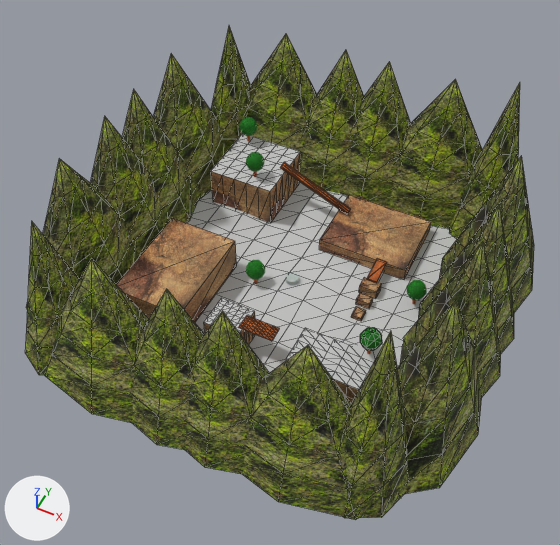
One commit to the FBX model GameTemplate/Game/Assets/modelData/stage_01.fbx: the scene before it, then after it.
The view is the same before and after, from a 50 mm camera at (151.0, -359.0, 443.0) aimed at (-11.0, -36.0, 40.0). The axes (+X, +Y, +Z) are drawn at lower left. The lights are the same throughout. Mesh edges are drawn as thin lines on the coarser meshes. Where no turn or scale is listed for an object, it has been applied to the vertices.

Before the edit, the objects in view are built like this:
```python
ob_cone001 = bpy.data.objects.new('Cone001', me_mesh_037)
ob_cone001.parent = ob_yama
ob_cone001.location = (-2472.0, -5209.0, -1407.0)
ob_cone001.scale = (1.59, 0.855, 0.851)
ob_cone002 = bpy.data.objects.new('Cone002', me_mesh_036)
ob_cone002.parent = ob_yama
ob_cone002.location = (-471.3, -5209.0, -1407.0)
ob_cone002.scale = (1.31, 0.855, 0.851)
ob_cone004 = bpy.data.objects.new('Cone004', me_mesh_034)
ob_cone004.parent = ob_yama
ob_cone004.location = (2933.0, -5209.0, -1407.0)
ob_cone004.scale = (1.59, 0.855, 0.851)
ob_cone006 = bpy.data.objects.new('Cone006', me_mesh_025)
ob_cone006.parent = ob_yama
ob_cone006.location = (683.3, 5209.0, -1407.0)
ob_cone006.scale = (1.31, 0.855, 0.851)
ob_cone008 = bpy.data.objects.new('Cone008', me_mesh_024)
ob_cone008.parent = ob_yama
ob_cone008.location = (-2709.0, 5209.0, -1407.0)
ob_cone008.scale = (1.59, 0.855, 0.851)
ob_cone009 = bpy.data.objects.new('Cone009', me_mesh_030)
ob_cone009.parent = ob_yama
ob_cone009.location = (5275.0, 688.7, -1407.0)
ob_cone009.rotation_euler = (0.0, 0.0, 1.571)  # degrees (0, 0, 90)
ob_cone009.scale = (1.31, 0.855, 0.851)
ob_cone010 = bpy.data.objects.new('Cone010', me_mesh_029)
ob_cone010.parent = ob_yama
ob_cone010.location = (5275.0, 2702.0, -1407.0)
ob_cone010.rotation_euler = (0.0, 0.0, 1.571)  # degrees (0, 0, 90)
ob_cone010.scale = (1.59, 0.855, 0.851)
ob_cone014 = bpy.data.objects.new('Cone014', me_mesh_040)
ob_cone014.parent = ob_yama
ob_cone014.location = (-5275.0, 2702.0, -1407.0)
ob_cone014.rotation_euler = (0.0, 0.0, 1.571)  # degrees (0, 0, 90)
ob_cone014.scale = (1.59, 0.855, 0.851)
ob_cone016 = bpy.data.objects.new('Cone016', me_mesh_039)
ob_cone016.parent = ob_yama
ob_cone016.location = (-5275.0, -2704.0, -1407.0)
ob_cone016.rotation_euler = (0.0, 0.0, 1.571)  # degrees (0, 0, 90)
ob_cone016.scale = (1.59, 0.855, 0.851)
# also in view: 'Cone013' at (-153.0, 14.0, 58.0); 'Cone005' at (49.0, 129.0, 58.0); 'Cone019' at (95.0, 119.0, 67.0); 'Cone003' at (4.0, -136.0, 58.0); 'Cone015' at (-153.0, -21.0, 58.0)
```
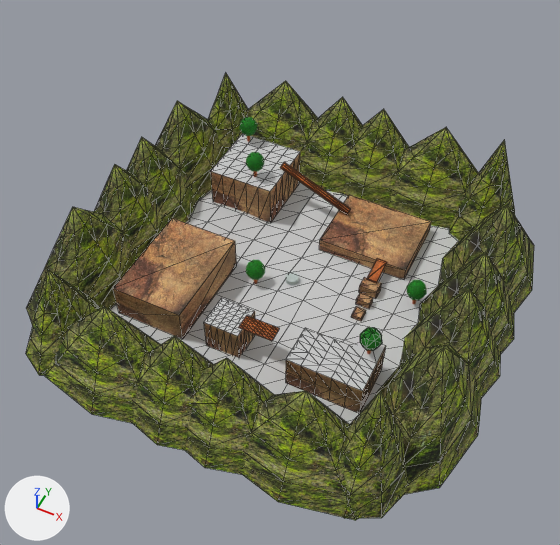
Commit message: ステージ1のモデルを少し調整

Changed parts and their boxes (x1, y1, x2, y2) in the pictures (560 x 545 px):
'Cone004', moved, rescaled (26% shorter)
    before: (242, 345, 401, 520)
    after: (242, 391, 401, 520)
'Cone012', moved, rescaled
    before: (397, 301, 482, 494)
    after: (376, 345, 482, 494)
'Cone001', moved, rescaled
    before: (45, 259, 149, 423)
    after: (45, 307, 161, 423)
'Cone003', moved, rescaled (29% shorter)
    before: (185, 311, 269, 474)
    after: (185, 358, 274, 474)
'Cone016', moved, rescaled (21% shorter)
    before: (26, 158, 140, 309)
    after: (26, 207, 139, 326)
'Cone020', moved, rescaled (32% shorter)
    before: (344, 331, 409, 518)
    after: (343, 391, 408, 518)
'Cone005', moved, rescaled (32% shorter)
    before: (389, 79, 482, 229)
    after: (389, 127, 478, 228)
'Cone002', moved, rescaled
    before: (132, 289, 204, 450)
    after: (132, 336, 213, 450)
'Cone011', moved, rescaled (30% shorter)
    before: (400, 241, 501, 397)
    after: (400, 289, 501, 398)
'Cone010', moved, rescaled (30% shorter)
    before: (439, 156, 534, 312)
    after: (438, 204, 534, 313)
'Cone006', moved, rescaled (33% shorter)
    before: (342, 61, 411, 207)
    after: (343, 109, 409, 207)
'Cone014', moved, rescaled (32% shorter)
    before: (153, 53, 226, 200)
    after: (155, 101, 225, 200)
'Cone017', moved, rescaled
    before: (25, 222, 79, 375)
    after: (26, 270, 101, 375)
'Cone009', moved, rescaled (31% shorter)
    before: (418, 204, 514, 353)
    after: (418, 252, 514, 354)
'Cone015', moved, rescaled (6% narrower, 33% shorter)
    before: (90, 116, 169, 256)
    after: (94, 164, 168, 257)
'Cone007', moved, rescaled (32% shorter)
    before: (300, 50, 364, 194)
    after: (301, 97, 363, 194)
'Cone008', moved, rescaled (33% shorter)
    before: (246, 34, 317, 172)
    after: (247, 81, 318, 173)
'Cone013', moved, rescaled
    before: (122, 89, 198, 223)
    after: (127, 137, 198, 223)
'Cone019', moved, rescaled (7% narrower, 35% shorter)
    before: (449, 83, 520, 239)
    after: (449, 139, 515, 240)
'Cone018', moved, rescaled (35% shorter)
    before: (211, 26, 251, 152)
    after: (208, 73, 248, 154)

Edits to the bpy script that builds the scene:
```text
Change ob_cone017:
    remove ob_cone017.parent = ob_yama
    ob_cone017.location: (-4454.0, -4849.0, -1407.0) -> (-132.3, -126.8, -0.627)
    ob_cone017.scale: (0.682, 0.855, 0.851) -> (0.0173, 0.0217, 0.0271)
Change ob_cone003:
    remove ob_cone003.parent = ob_yama
    ob_cone003.location: (920.1, -5209.0, -1407.0) -> (4.211, -135.9, -0.627)
    ob_cone003.scale: (1.31, 0.855, 0.851) -> (0.0334, 0.0217, 0.0271)
Change ob_cone006:
    remove ob_cone006.parent = ob_yama
    ob_cone006.location: (683.3, 5209.0, -1407.0) -> (-1.803, 128.7, -0.627)
    ob_cone006.scale: (1.31, 0.855, 0.851) -> (0.0334, 0.0217, 0.0271)
Change ob_cone011:
    remove ob_cone011.parent = ob_yama
    ob_cone011.location: (5275.0, -702.7, -1407.0) -> (114.8, -21.5, -0.627)
    ob_cone011.scale: (1.31, 0.855, 0.851) -> (0.0334, 0.0217, 0.0271)
Change ob_cone019:
    remove ob_cone019.parent = ob_yama
    ob_cone019.location: (4507.0, 4838.0, -1407.0) -> (95.33, 119.2, -0.627)
    ob_cone019.scale: (0.682, 0.855, 0.979) -> (0.0173, 0.0217, 0.0311)
Change ob_cone014:
    remove ob_cone014.parent = ob_yama
    ob_cone014.location: (-5275.0, 2702.0, -1407.0) -> (-153.1, 64.98, -0.627)
    ob_cone014.scale: (1.59, 0.855, 0.851) -> (0.0403, 0.0217, 0.0271)
Change ob_cone015:
    remove ob_cone015.parent = ob_yama
    ob_cone015.location: (-5275.0, -702.7, -1407.0) -> (-153.1, -21.5, -0.627)
    ob_cone015.scale: (1.31, 0.855, 0.851) -> (0.0334, 0.0217, 0.0271)
Change ob_cone016:
    remove ob_cone016.parent = ob_yama
    ob_cone016.location: (-5275.0, -2704.0, -1407.0) -> (-153.1, -72.32, -0.627)
    ob_cone016.scale: (1.59, 0.855, 0.851) -> (0.0403, 0.0217, 0.0271)
Change ob_cone002:
    remove ob_cone002.parent = ob_yama
    ob_cone002.location: (-471.3, -5209.0, -1407.0) -> (-31.13, -135.9, -0.627)
    ob_cone002.scale: (1.31, 0.855, 0.851) -> (0.0334, 0.0217, 0.0271)
Change ob_cone010:
    remove ob_cone010.parent = ob_yama
    ob_cone010.location: (5275.0, 2702.0, -1407.0) -> (114.8, 64.98, -0.627)
    ob_cone010.scale: (1.59, 0.855, 0.851) -> (0.0403, 0.0217, 0.0271)
Change ob_cone001:
    remove ob_cone001.parent = ob_yama
    ob_cone001.location: (-2472.0, -5209.0, -1407.0) -> (-81.95, -135.9, -0.627)
    ob_cone001.scale: (1.59, 0.855, 0.851) -> (0.0403, 0.0217, 0.0271)
Change ob_cone004:
    remove ob_cone004.parent = ob_yama
    ob_cone004.location: (2933.0, -5209.0, -1407.0) -> (55.35, -135.9, -0.627)
    ob_cone004.scale: (1.59, 0.855, 0.851) -> (0.0403, 0.0217, 0.0271)
Change ob_cone018:
    remove ob_cone018.parent = ob_yama
    ob_cone018.location: (-4506.0, 4838.0, -1407.0) -> (-137.8, 116.8, -0.627)
    ob_cone018.scale: (0.682, 0.855, 0.851) -> (0.0173, 0.0217, 0.0271)
Change ob_cone007:
    remove ob_cone007.parent = ob_yama
    ob_cone007.location: (-708.1, 5209.0, -1407.0) -> (-37.15, 128.7, -0.627)
    ob_cone007.scale: (1.31, 0.855, 0.851) -> (0.0334, 0.0217, 0.0271)
Change ob_cone012:
    remove ob_cone012.parent = ob_yama
    ob_cone012.location: (5275.0, -2704.0, -1407.0) -> (114.8, -72.32, -0.627)
    ob_cone012.scale: (1.59, 0.855, 0.851) -> (0.0403, 0.0217, 0.0271)
Change ob_cone009:
    remove ob_cone009.parent = ob_yama
    ob_cone009.location: (5275.0, 688.7, -1407.0) -> (114.8, 13.84, -0.627)
    ob_cone009.scale: (1.31, 0.855, 0.851) -> (0.0334, 0.0217, 0.0271)
Change ob_cone005:
    remove ob_cone005.parent = ob_yama
    ob_cone005.location: (2697.0, 5209.0, -1407.0) -> (49.33, 128.7, -0.627)
    ob_cone005.scale: (1.59, 0.855, 0.851) -> (0.0403, 0.0217, 0.0271)
Change ob_cone008:
    remove ob_cone008.parent = ob_yama
    ob_cone008.location: (-2709.0, 5209.0, -1407.0) -> (-87.97, 128.7, -0.627)
    ob_cone008.scale: (1.59, 0.855, 0.851) -> (0.0403, 0.0217, 0.0271)
Change ob_cone020:
    remove ob_cone020.parent = ob_yama
    ob_cone020.location: (4507.0, -4875.0, -1407.0) -> (95.33, -127.5, -0.627)
    ob_cone020.scale: (0.682, 0.855, 1.04) -> (0.0173, 0.0217, 0.033)
Change ob_cone013:
    remove ob_cone013.parent = ob_yama
    ob_cone013.location: (-5275.0, 688.7, -1407.0) -> (-153.1, 13.84, -0.627)
    ob_cone013.scale: (1.31, 0.855, 0.851) -> (0.0334, 0.0217, 0.0271)
```
